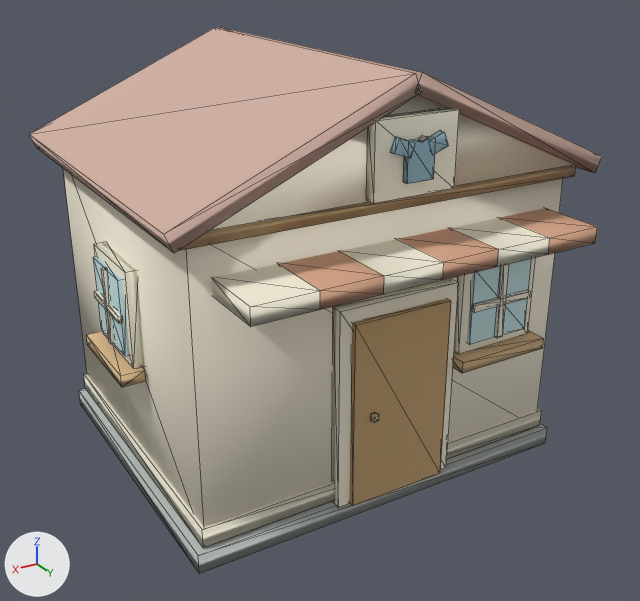
Two versions of the glTF model public/assets/island/additions-v1/facilities/avatar_low.glb, one commit apart.
Rendered twice from a 50 mm lens placed at (3.55, 6.21, 4.31), pointed at (0.05, 0.37, 1.39). The lights are fixed; the arrows at lower left show +X, +Y and +Z. The picture after the commit comes second. Mesh edges are drawn as thin lines. Where no turn or scale is listed for an object, it has been applied to the vertices. Vertices at exactly the same position are counted once.
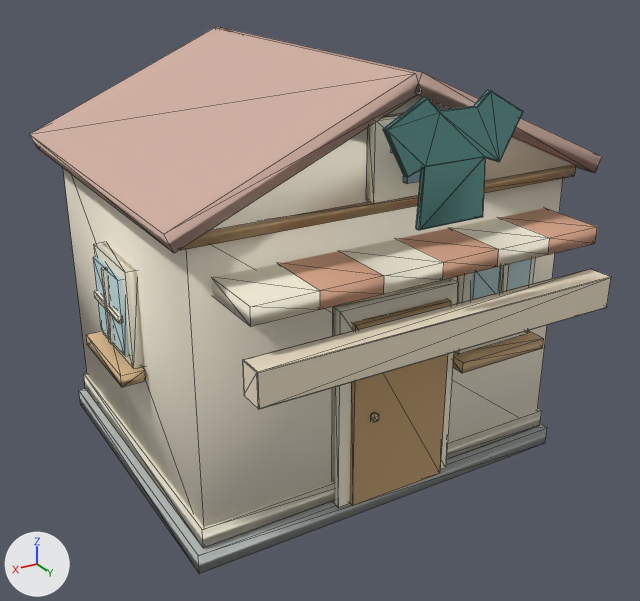
Where the newer file only moved an object's origin or applied its transform, the numbers keep the older frame.

Changed parts and their boxes (x1, y1, x2, y2) in the pictures (640 x 601 px):
'Mesh_0', reshaped
    before: (29, 27, 602, 574)
    after: (29, 27, 611, 574)
part 1 of me_mesh_0, added (cyan)
    after: (383, 89, 523, 230)
part 2 of me_mesh_0, added
    after: (242, 268, 611, 409)

The change, as a list of edits to the scene's bpy script:
```text
Add mat_distinctive_fixed_colors:
    mat_distinctive_fixed_colors = bpy.data.materials.new('Distinctive fixed colors')
    mat_distinctive_fixed_colors.use_nodes = True; mat_distinctive_fixed_colors.node_tree.nodes.clear()
    _N = mat_distinctive_fixed_colors.node_tree.nodes; _L = mat_distinctive_fixed_colors.node_tree.links
    n0 = _N.new('ShaderNodeBsdfPrincipled'); n0.name = 'Principled BSDF'
    n0.inputs[2].default_value = 0.82  # 'Roughness'
    n1 = _N.new('ShaderNodeOutputMaterial'); n1.name = 'Material Output'
    n2 = _N.new('ShaderNodeVertexColor'); n2.name = 'Color Attribute'
    _L.new(n0.outputs[0], n1.inputs[0])  # 'BSDF' to 'Surface'
    _L.new(n2.outputs[0], n0.inputs[0])  # 'Color' to 'Base Color'
Change me_mesh_0:
    used by ob_mesh_0; location = (-1.81, 1.89, 0.0)
    remove me_mesh_0.from_pydata(...)  # 318 vertices, 502 faces; spans x 0.0..3.62, y -3.45..0.0, z 0.0..3.4
    add me_mesh_0.from_pydata(...)  # 464 vertices, 786 faces; spans x 0.0..3.62, y -3.45..0.16, z 0.0..3.4
    me_mesh_0 part 1: a new loose piece of 122 vertices spanning x 1.27..2.35, y 0.02..0.06, z 2.5..3.33, in mat_distinctive_fixed_colors
    me_mesh_0 part 2: a new loose piece of 24 vertices spanning x 0.33..3.29, y -0.04..0.16, z 1.61..1.86, in mat_distinctive_fixed_colors
    add me_mesh_0.materials.append(mat_distinctive_fixed_colors)
```
